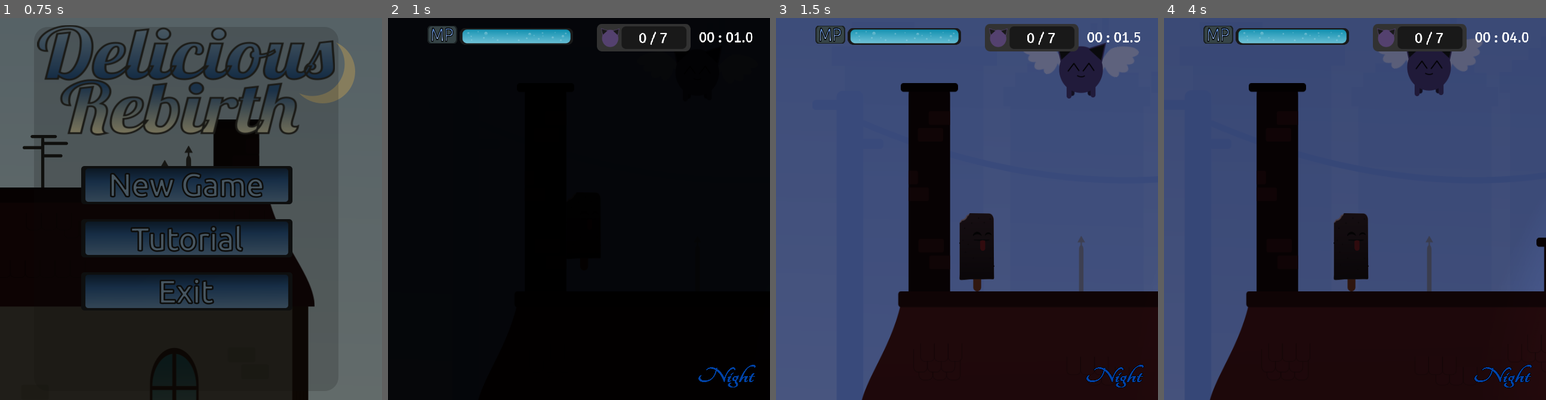
Above: before the commit, frames 1-4 (left to right).
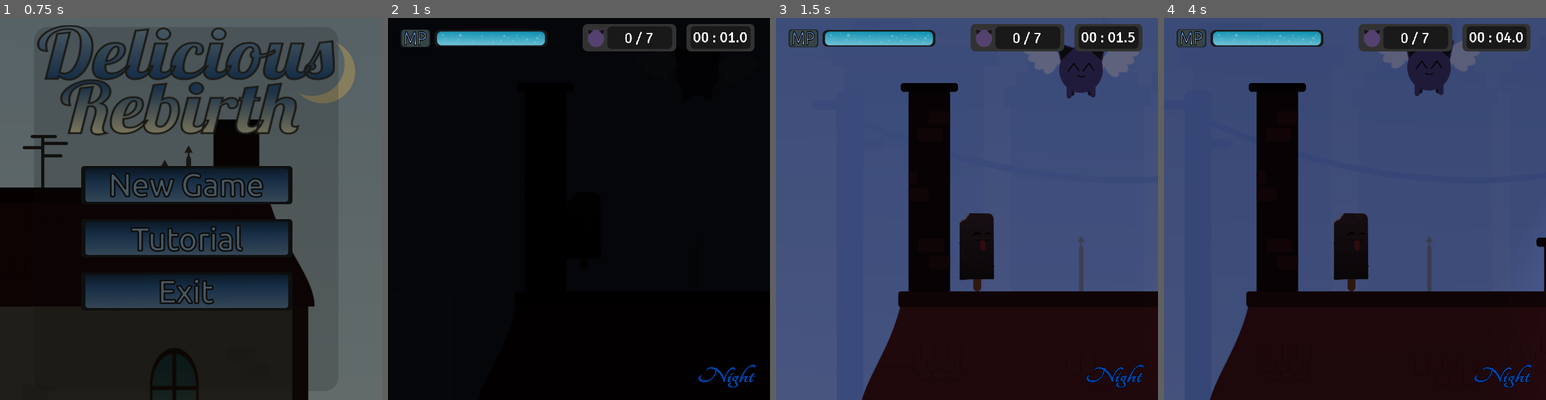
Above: after the commit, the same moments.

Repository: GodRabbit/DeliciousRebirth
Game: Godot game, scene res://scenes/gui/main_manu.tscn
The game is run twice, just before and just after one commit, with the same random seed, the same clock (stepped at 60 frames per second) and the same inputs.
Inputs (mouse positions are in pixels of both pictures, inside the frame that each line leads up to):
- Up to frame 1 (0.75 s): click (187, 186) at 0.5 s
- Up to frame 2 (1 s): no input
- Up to frame 3 (1.5 s): tap Enter (ui_accept) at 1.25 s; hold Right (ui_right) from 1.28 s (still down)
- Up to frame 4 (4 s): tap Enter (ui_accept) at 1.52, 2.27, 3.77 s; release Right (ui_right) at 2.78 s; hold Left (ui_left) 2.78-3.53 s; hold Right (ui_right) from 3.53 s (still down)

Frame 1 is identical in both runs. In frame 2, 2.6% of the frame differs, in the area x 3-96%, y 1-9%; in frame 3, 3.5%; in frame 4, 3.7%.

Commit message:
more gui styling

Diff:
--- a/scenes/gui/hud.tscn
+++ b/scenes/gui/hud.tscn
@@ -7,6 +7,7 @@
 [ext_resource path="res://images/gui/mp_label.png" type="Texture" id=5]
 [ext_resource path="res://images/gui/kitten_house.png" type="Texture" id=6]
 [ext_resource path="res://themes/gui_labels.tres" type="Theme" id=7]
+[ext_resource path="res://images/gui/timer_house.png" type="Texture" id=8]
 
 [node name="hud" type="CanvasLayer" index="0"]
 
@@ -47,10 +48,10 @@
 anchor_top = 0.0
 anchor_right = 0.0
 anchor_bottom = 0.0
-margin_left = 72.0
-margin_top = 24.0
-margin_right = 343.0
-margin_bottom = 64.0
+margin_left = 11.0
+margin_top = 29.0
+margin_right = 282.0
+margin_bottom = 69.0
 rect_pivot_offset = Vector2( 0, 0 )
 rect_clip_content = false
 mouse_filter = 1
@@ -74,7 +75,7 @@
 
 [node name="Sprite" type="Sprite" parent="top_control/mp_progress" index="0"]
 
-position = Vector2( -42, 16 )
+position = Vector2( -45.2857, 19.5714 )
 scale = Vector2( 0.379679, 0.457447 )
 texture = ExtResource( 5 )
 
@@ -84,9 +85,9 @@
 anchor_top = 0.0
 anchor_right = 0.0
 anchor_bottom = 0.0
-margin_left = 400.0
+margin_left = 366.0
 margin_top = 14.0
-margin_right = 754.0
+margin_right = 720.0
 margin_bottom = 80.0
 rect_pivot_offset = Vector2( 0, 0 )
 rect_clip_content = false
@@ -94,7 +95,7 @@
 mouse_default_cursor_shape = 0
 size_flags_horizontal = 1
 size_flags_vertical = 1
-custom_constants/separation = 20
+custom_constants/separation = 40
 alignment = 1
 _sections_unfolded = [ "Anchor", "custom_constants" ]
 
@@ -145,9 +146,9 @@
 anchor_top = 0.0
 anchor_right = 0.0
 anchor_bottom = 0.0
-margin_left = 244.0
+margin_left = 264.0
 margin_top = 10.0
-margin_right = 354.0
+margin_right = 394.0
 margin_bottom = 55.0
 rect_pivot_offset = Vector2( 0, 0 )
 rect_clip_content = false
@@ -156,8 +157,16 @@
 size_flags_horizontal = 1
 size_flags_vertical = 4
 theme = ExtResource( 7 )
-text = "00:12.6"
+text = "00 : 12.6"
 percent_visible = 1.0
 lines_skipped = 0
 max_lines_visible = -1
 _sections_unfolded = [ "Theme" ]
+
+[node name="timer_house" type="Sprite" parent="top_control/main_container/timer_label" index="0"]
+
+show_behind_parent = true
+position = Vector2( 65.7143, 22.8839 )
+scale = Vector2( 0.656682, 0.704597 )
+texture = ExtResource( 8 )
+_sections_unfolded = [ "Transform", "Visibility", "Z Index" ]
Not shown: 1 places in scenes/gui/hud.tscn that only renumber resources
